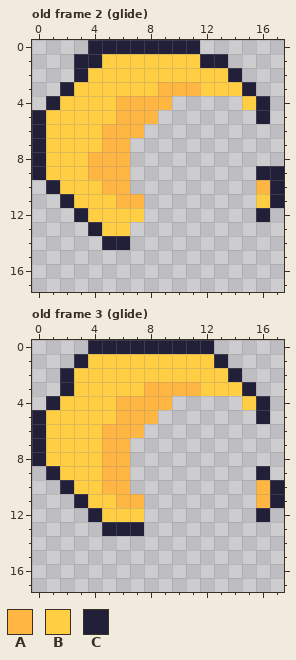
File history of a pixel-art file, graphics/.aseprite/sprites/glider.aseprite. The picture above is the old version.
18x18 pixels, 3 frames. Shown: old frame 2 (glide), old frame 3 (glide). The commit also changed other frames, which this record leaves out.
Palette (. is transparent): A #ffb643  B #ffce43  C #222039
New version:
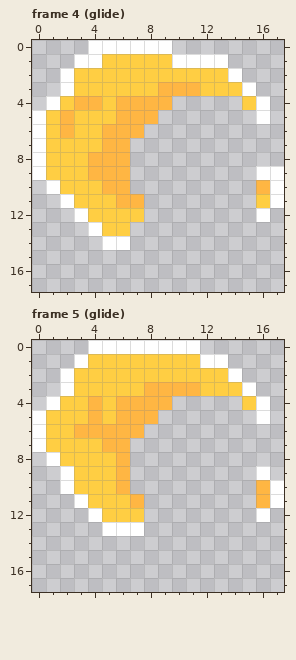
A new or re-ordered frame is compared with the old frame closest to it.
What changed:
frames 3 -> 5
Colour C changes from #222039 to #ffffff.
Frame 4 (glide) is new; against old frame 2 (glide):
The edit turns colour B into colour A in row 4 at x 3 to 4; in rows 5 to 6 at x 2.
The edit turns colour C into colour B in row 2 at x 3.
There is now colour C in row 2 at x 2.
The edit turns colour B into colour C in row 1 at x 10 to 11.
The edit erases colour C in row 0 at x 10 to 11.
Frame 5 (glide) is new; against old frame 3 (glide):
The edit turns colour B into colour A in rows 4 to 5 at x 4; in row 6 at x 3 to 4.
The edit turns colour A into colour B in rows 8 to 10 at x 5; in row 11 at x 6.
The edit turns colour B into colour C in row 1 at x 12; in row 8 at x 1; in row 9 at x 2.
The edit erases colour C in row 0 at x 12; in row 8 at x 0; in row 9 at x 1.
